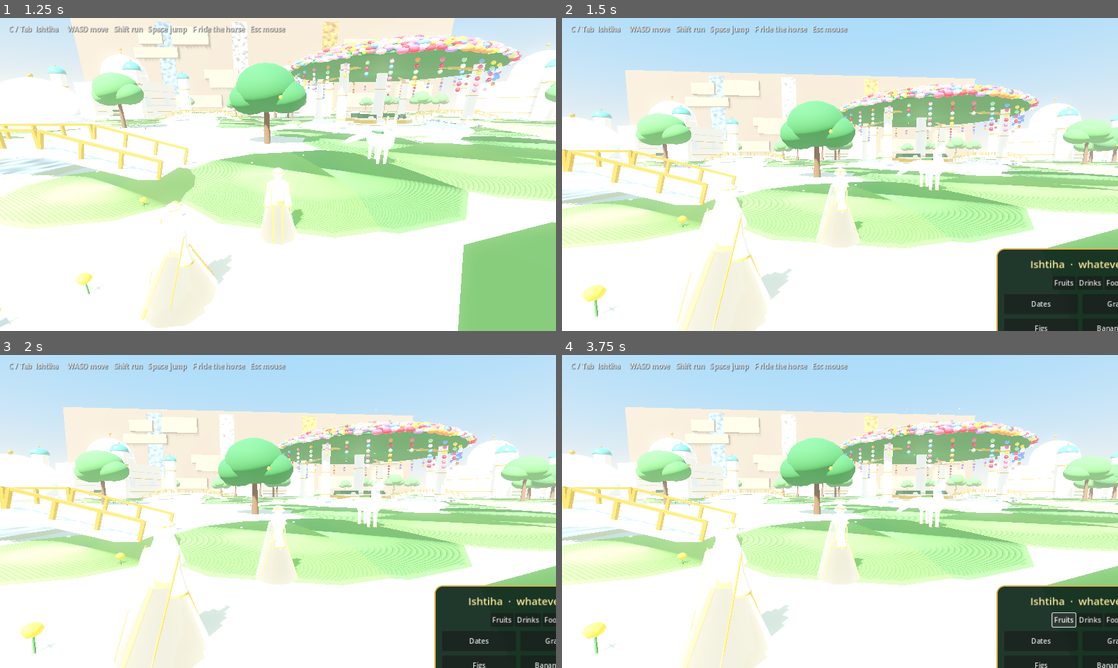
Above: before the commit, frames 1-4 (two rows, left to right).
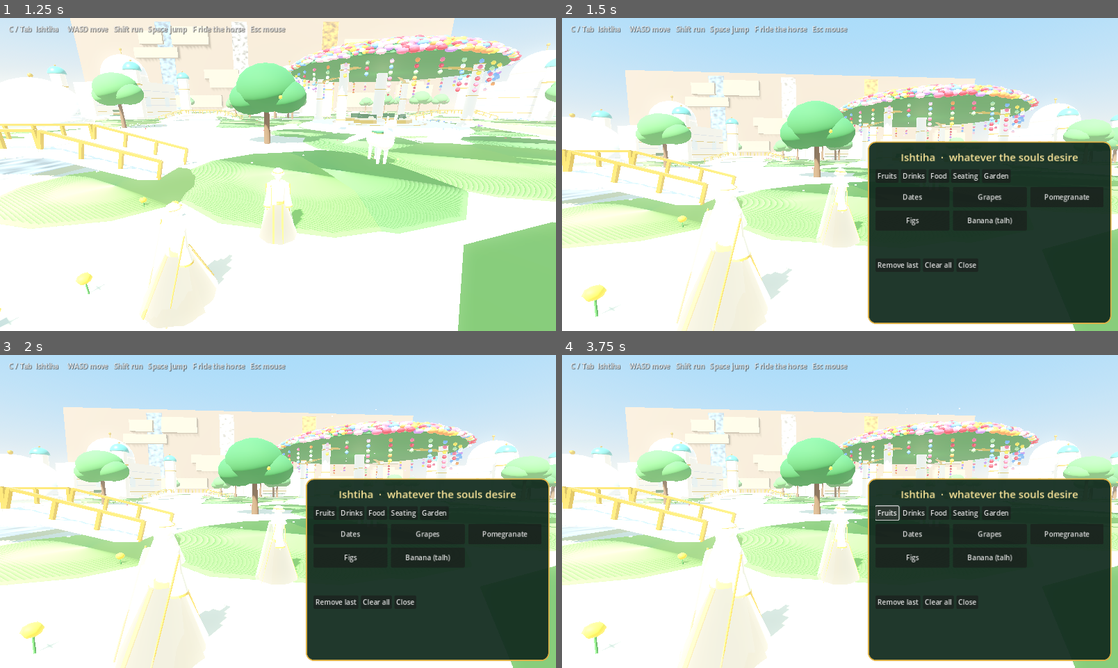
Above: after the commit, the same moments.

Repository: syedasraar17/jannah-garden
Game: Godot game, scene res://main.tscn
Same seed, same stepped clock (60 frames per second), same inputs: the game is played once before the commit and once after it.
Inputs (mouse positions are in pixels of both pictures, inside the frame that each line leads up to):
- Up to frame 1 (1.25 s): click "Man" at 0.5 s
- Up to frame 2 (1.5 s): tap Enter at 1.25 s; move the mouse to (867, 174) at 1.27 s; hold W from 1.28 s (still down); tap C at 1.35 s
- Up to frame 3 (2 s): keep holding W; tap Space at 1.52, 1.82 s
- Up to frame 4 (3.75 s): release W at 2 s; click (895, 602) at 2 s, where only the run after the commit has a clickable "Remove last"; click (940, 602) at 2.75 s, where only the run after the commit has a clickable "Clear all"; click "Fruits" at 3.5 s

Frame 1 is identical in both runs. In frame 2, 22% of the frame differs, in the area x 55-100%, y 39-100%; in frame 3, 22%; in frame 4, 22%.

Commit message:
Update ishtiha.gd

Diff:
--- a/ishtiha.gd
+++ b/ishtiha.gd
@@ -1,36 +1,43 @@
 extends CanvasLayer
-## The Ishtiha ("desire") menu. Press C or Tab to open. Pick a category, pick
-## what the soul desires, and it appears in front of the character with a soft
-## light. Everything is free: no currency, cooldowns or random rewards.
-## "Remove last" and "Clear all" tidy up what you called.
+## The Ishtiha ("desire") menu.
+## Press C or Tab to open.
+## Everything is free: no currency, cooldowns or random rewards.
 
 const Items = preload("res://desire_items.gd")
 const P = preload("res://prims.gd")
 
-var player   # the player node (player.gd); untyped so its own members resolve at runtime
+var player
 var world: Node3D
 var panel: PanelContainer
 var grid: GridContainer
 var note: Label
 var title: Label
+
 var category := "Fruits"
 var spawned: Array = []
 var _open := false
+
+var _panel_width := 560.0
+var _panel_height := 360.0
+var _grid_columns := 3
 
 
 func setup(p, w: Node3D) -> void:
 	player = p
 	world = w
 	layer = 10
+
 	_build_ui()
 	_hint()
 	_refresh()
+
 	panel.visible = false
 
 
 func _hint() -> void:
 	if OS.has_feature("mobile"):
-		return   # phones use the on-screen buttons instead
+		return
+
 	var l := Label.new()
 	l.text = "C / Tab  Ishtiha     WASD move   Shift run   Space jump   F ride the horse   Esc mouse"
 	l.position = Vector2(20, 14)
@@ -43,44 +50,59 @@
 
 func _build_ui() -> void:
 	panel = PanelContainer.new()
-	panel.set_anchors_and_offsets_preset(Control.PRESET_CENTER)
-	panel.custom_minimum_size = Vector2(560, 360)
-	panel.position = Vector2(360, 170)
+
+	# Anchor the menu to the bottom-right corner.
+	panel.set_anchors_preset(Control.PRESET_BOTTOM_RIGHT)
+
 	var sb := StyleBoxFlat.new()
 	sb.bg_color = Color(0.07, 0.17, 0.12, 0.94)
 	sb.border_color = Color(0.86, 0.69, 0.28)
 	sb.set_border_width_all(3)
 	sb.set_corner_radius_all(18)
 	sb.set_content_margin_all(18)
+
 	panel.add_theme_stylebox_override("panel", sb)
 	add_child(panel)
 
+	# Allow the menu to scroll if its contents are too tall.
+	var scroll := ScrollContainer.new()
+	scroll.horizontal_scroll_mode = ScrollContainer.SCROLL_MODE_DISABLED
+	scroll.size_flags_horizontal = Control.SIZE_EXPAND_FILL
+	scroll.size_flags_vertical = Control.SIZE_EXPAND_FILL
+	panel.add_child(scroll)
+
 	var vb := VBoxContainer.new()
 	vb.add_theme_constant_override("separation", 10)
-	panel.add_child(vb)
-
+	vb.size_flags_horizontal = Control.SIZE_EXPAND_FILL
+	scroll.add_child(vb)
+
+	# Menu title.
 	title = Label.new()
 	title.text = "Ishtiha  ·  whatever the souls desire"
-	title.add_theme_font_size_override("font_size", 24)
 	title.add_theme_color_override("font_color", Color(0.98, 0.9, 0.6))
 	title.horizontal_alignment = HORIZONTAL_ALIGNMENT_CENTER
+	title.autowrap_mode = TextServer.AUTOWRAP_WORD
 	vb.add_child(title)
 
-	var tabs := HBoxContainer.new()
-	tabs.alignment = BoxContainer.ALIGNMENT_CENTER
+	# Category buttons automatically wrap to another line.
+	var tabs := HFlowContainer.new()
+	tabs.add_theme_constant_override("h_separation", 5)
+	tabs.add_theme_constant_override("v_separation", 5)
 	vb.add_child(tabs)
+
 	for c in Items.CATEGORIES:
 		var b := Button.new()
 		b.text = c
 		b.pressed.connect(_pick_category.bind(c))
 		tabs.add_child(b)
 
+	# Item grid.
 	grid = GridContainer.new()
-	grid.columns = 3
-	grid.add_theme_constant_override("h_separation", 10)
-	grid.add_theme_constant_override("v_separation", 10)
+	grid.add_theme_constant_override("h_separation", 8)
+	grid.add_theme_constant_override("v_separation", 8)
 	vb.add_child(grid)
 
+	# Information label.
 	note = Label.new()
 	note.text = ""
 	note.autowrap_mode = TextServer.AUTOWRAP_WORD
@@ -88,22 +110,65 @@
 	note.custom_minimum_size = Vector2(0, 44)
 	vb.add_child(note)
 
-	var foot := HBoxContainer.new()
-	foot.alignment = BoxContainer.ALIGNMENT_CENTER
+	# Bottom buttons also wrap when necessary.
+	var foot := HFlowContainer.new()
+	foot.add_theme_constant_override("h_separation", 6)
+	foot.add_theme_constant_override("v_separation", 5)
 	vb.add_child(foot)
+
 	var undo := Button.new()
 	undo.text = "Remove last"
 	undo.pressed.connect(_remove_last)
 	foot.add_child(undo)
+
 	var clear := Button.new()
 	clear.text = "Clear all"
 	clear.pressed.connect(_clear_all)
 	foot.add_child(clear)
+
 	var close := Button.new()
 	close.text = "Close"
 	close.pressed.connect(toggle)
 	foot.add_child(close)
 
+	# Set the initial responsive layout.
+	_layout_panel()
+
+	# Update layout when screen size changes.
+	get_viewport().size_changed.connect(_layout_panel)
+
+
+func _layout_panel() -> void:
+	var screen := get_viewport().get_visible_rect().size
+
+	# Keep the menu inside the screen with 16 pixels of margin.
+	_panel_width = minf(560.0, maxf(160.0, screen.x - 32.0))
+	_panel_height = minf(420.0, maxf(160.0, screen.y - 32.0))
+
+	panel.custom_minimum_size = Vector2(_panel_width, _panel_height)
+
+	panel.offset_left = -_panel_width - 16.0
+	panel.offset_right = -16.0
+	panel.offset_top = -_panel_height - 16.0
+	panel.offset_bottom = -16.0
+
+	# Reduce the number of columns on narrow screens.
+	if _panel_width < 360.0:
+		_grid_columns = 1
+	elif _panel_width < 500.0:
+		_grid_columns = 2
+	else:
+		_grid_columns = 3
+
+	if title != null:
+		title.add_theme_font_size_override(
+			"font_size",
+			20 if _panel_width < 400.0 else 24
+		)
+
+	if grid != null:
+		_refresh()
+
 
 func _pick_category(c: String) -> void:
 	category = c
@@ -111,12 +176,25 @@
 
 
 func _refresh() -> void:
+	if grid == null:
+		return
+
 	for ch in grid.get_children():
 		ch.queue_free()
+
+	grid.columns = _grid_columns
+
+	var spacing := 8.0
+	var available_width := _panel_width - 42.0
+	var button_width := (
+		available_width - spacing * (_grid_columns - 1)
+	) / _grid_columns
+
 	for id in Items.ids_in(category):
 		var b := Button.new()
 		b.text = Items.ITEMS[id][0]
-		b.custom_minimum_size = Vector2(170, 46)
+		b.custom_minimum_size = Vector2(button_width, 46)
+		b.size_flags_horizontal = Control.SIZE_EXPAND_FILL
 		b.pressed.connect(_spawn.bind(id))
 		b.mouse_entered.connect(func(): note.text = Items.ITEMS[id][2])
 		grid.add_child(b)
@@ -126,6 +204,7 @@
 	_open = not _open
 	panel.visible = _open
 	player.locked = _open
+
 	if not OS.has_feature("mobile"):
 		Input.mouse_mode = Input.MOUSE_MODE_VISIBLE if _open else Input.MOUSE_MODE_CAPTURED
 
@@ -139,20 +218,25 @@
 
 func _spawn(id: String) -> void:
 	var item := Items.make(id)
+
 	var fwd := Vector3(0, 0, 1).rotated(Vector3.UP, player.model.rotation.y)
 	var pos: Vector3 = player.global_position + fwd * 2.4
 	pos.y = 0.0
+
 	# Spread repeated spawns so items do not stack on one spot.
 	pos += fwd.cross(Vector3.UP) * (float(spawned.size() % 5) - 2.0) * 0.9
+
 	world.add_child(item)
 	item.global_position = pos
 	item.rotation.y = player.model.rotation.y + PI
 	spawned.append(item)
 
-	# Appear with a soft light: grow in, with a glow ring and a brief mist.
+	# Appear with a soft light.
 	item.scale = Vector3.ONE * 0.05
+
 	var tw := item.create_tween()
 	tw.tween_property(item, "scale", Vector3.ONE, 0.6).set_trans(Tween.TRANS_BACK).set_ease(Tween.EASE_OUT)
+
 	_glow(pos)
 	note.text = "%s appears." % Items.ITEMS[id][0]
 
@@ -160,18 +244,23 @@
 func _glow(pos: Vector3) -> void:
 	var ring := MeshInstance3D.new()
 	var tm := TorusMesh.new()
+
 	tm.inner_radius = 0.5
 	tm.outer_radius = 0.6
 	ring.mesh = tm
 	ring.material_override = P.mat(Color(1.0, 0.9, 0.5, 0.8), 0.3, 0.0, 3.0, Color(1.0, 0.88, 0.45))
+
 	world.add_child(ring)
 	ring.global_position = pos + Vector3(0, 0.1, 0)
+
 	var light := OmniLight3D.new()
 	light.light_color = Color(1.0, 0.92, 0.65)
 	light.light_energy = 3.0
 	light.omni_range = 6.0
+
 	world.add_child(light)
 	light.global_position = pos + Vector3(0, 1.0, 0)
+
 	var tw := ring.create_tween().set_parallel(true)
 	tw.tween_property(ring, "scale", Vector3(3.5, 3.5, 3.5), 0.9)
 	tw.tween_property(light, "light_energy", 0.0, 1.1)
@@ -188,23 +277,29 @@
 	sparks.initial_velocity_min = 1.0
 	sparks.initial_velocity_max = 2.6
 	sparks.gravity = Vector3(0, -1.0, 0)
+
 	var sm := SphereMesh.new()
 	sm.radius = 0.04
 	sm.height = 0.08
 	sm.radial_segments = 6
 	sm.rings = 3
 	sm.material = P.mat(Color(1.0, 0.9, 0.5), 0.3, 0.0, 3.0, Color(1.0, 0.88, 0.45))
+
 	sparks.mesh = sm
+
 	world.add_child(sparks)
 	sparks.global_position = pos + Vector3(0, 0.4, 0)
 	sparks.emitting = true
+
 	get_tree().create_timer(2.0).timeout.connect(sparks.queue_free)
 
 
 func _remove_last() -> void:
 	if spawned.is_empty():
 		return
+
 	var it = spawned.pop_back()
+
 	if is_instance_valid(it):
 		it.queue_free()
 
@@ -213,4 +308,5 @@
 	for it in spawned:
 		if is_instance_valid(it):
 			it.queue_free()
+
 	spawned.clear()
